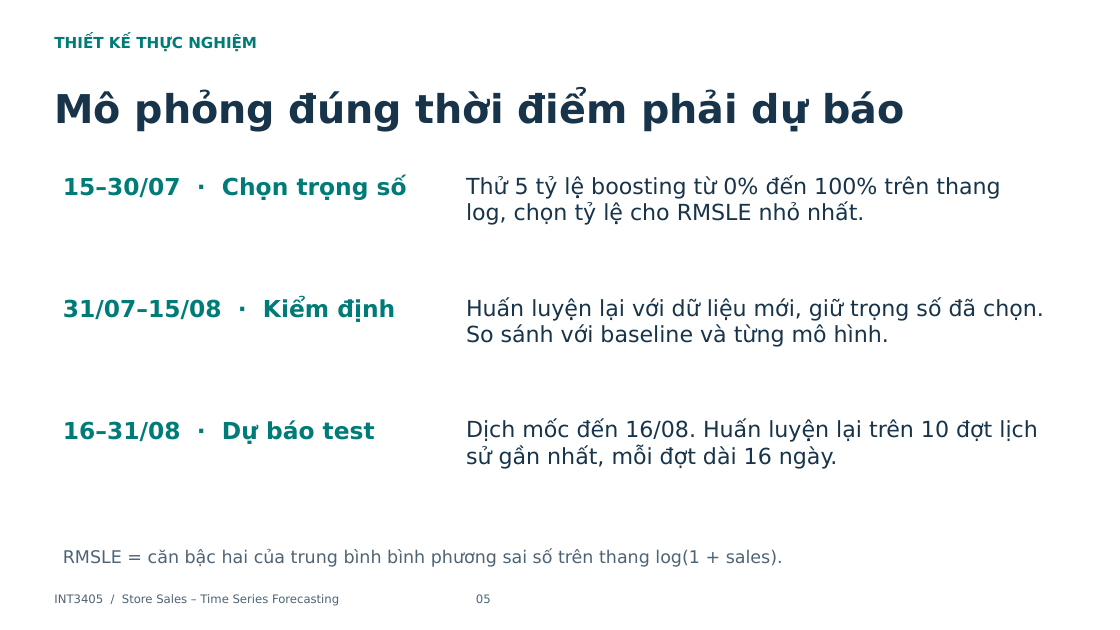
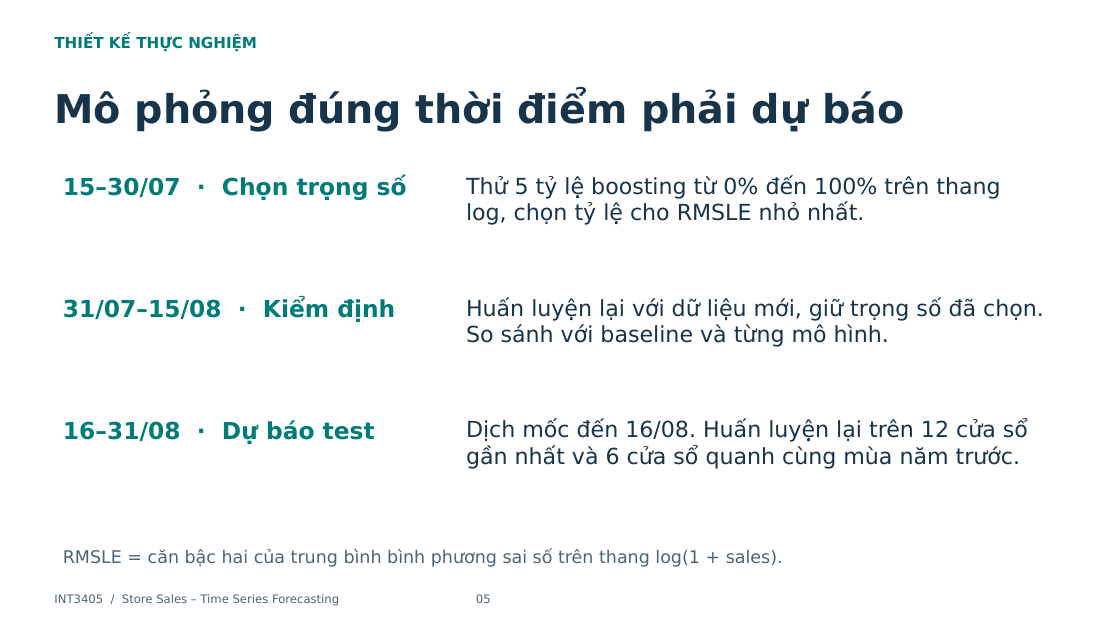
Before and after one commit to nchh06/ML_store_sales, a slide deck: slide 5 of report.pptx. Drawn at 1120x630 pixels with LibreOffice and Linux fonts; fonts in the diff are those of the drawing. Boxes give left, top, right and bottom in pixels: in the first picture for what was removed or moved away, otherwise in the second. Text is boxed around its words. In the diff, an @@ line names an element or a change of style, - is before the commit and + after.

```diff
--- a/report.pptx
+++ b/report.pptx
@@ text at [466, 419, 1028, 469]: text changed @@
-Dịch mốc đến 16/08. Huấn luyện lại trên 10 đợt lịch sử gần nhất, mỗi đợt dài 16 ngày.
+Dịch mốc đến 16/08. Huấn luyện lại trên 12 cửa sổ gần nhất và 6 cửa sổ quanh cùng mùa năm trước.
```
Also in this commit, not shown: 6 other slides changed, 1 slide added, 7 other files.
